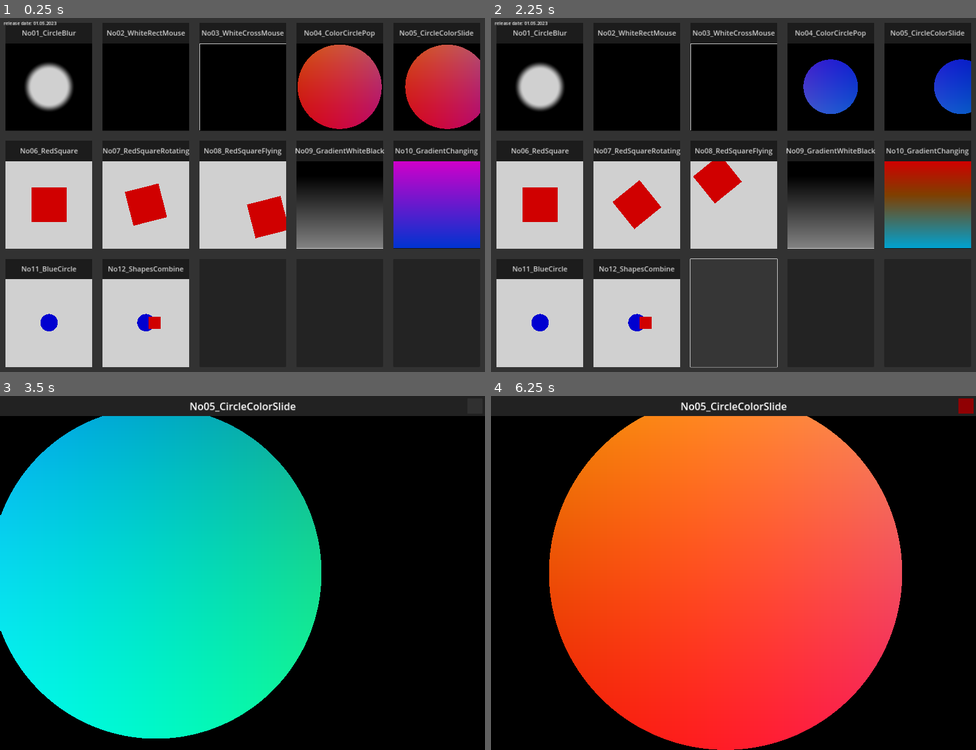
Above: before the commit, frames 1-4 (two rows, left to right).
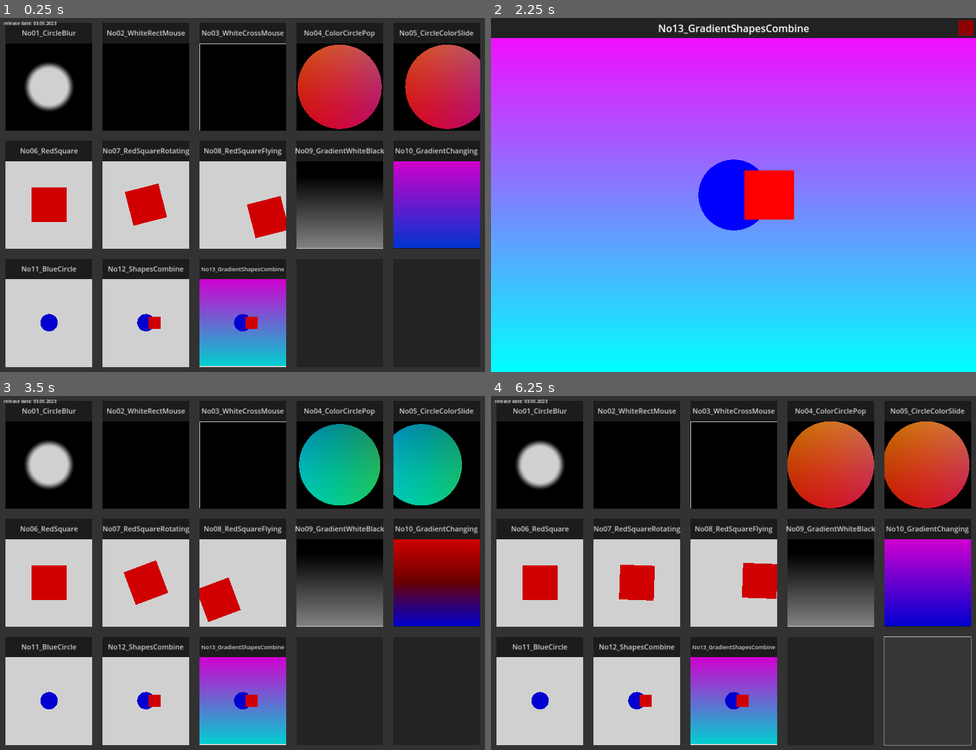
Above: after the commit, the same moments.

Repository: TechnoLukas/Godot4-Shaders
Game: Godot game, scene res://main.tscn
Same seed, same stepped clock (60 frames per second), same inputs: the game is played once before the commit and once after it.
Inputs (mouse positions are in pixels of both pictures, inside the frame that each line leads up to):
- Up to frame 1 (0.25 s): no input
- Up to frame 2 (2.25 s): click (539, 78) at 0.52 s; click (966, 28) at 1.25 s; click (733, 311) at 2.02 s
- Up to frame 3 (3.5 s): click (475, 406) at 2.77 s
- Up to frame 4 (6.25 s): click (966, 406) at 3.52 s; click (966, 406) at 4.27 s; click (830, 689) at 5.02 s; click (927, 689) at 5.77 s

The runs differ from the first frame. In frame 1, 4.6% of the frame differs, in the area x 7-59%, y 1-99%; in frame 2, 96%, in the area x 0-100%, y 0-100%; in frame 3, 89%; in frame 4, 91%.

Commit message:
new shader No13_GradientShapesCombine

Diff:
--- a/main.tscn
+++ b/main.tscn
@@ -14,6 +14,7 @@
 [ext_resource type="Shader" path="res://shaders/shader_No10_Small.gdshader" id="11_yvgph"]
 [ext_resource type="Shader" path="res://shaders/shader_No11_Small.gdshader" id="13_y4w8o"]
 [ext_resource type="Shader" path="res://shaders/shader_No12_Small.gdshader" id="14_py5dq"]
+[ext_resource type="Shader" path="res://shaders/shader_No13_Small.gdshader" id="15_62qs6"]
 
 [sub_resource type="Theme" id="Theme_bhqtq"]
 
@@ -59,6 +60,9 @@
 
 [sub_resource type="ShaderMaterial" id="ShaderMaterial_xk2yc"]
 shader = ExtResource("14_py5dq")
+
+[sub_resource type="ShaderMaterial" id="ShaderMaterial_v3uj3"]
+shader = ExtResource("15_62qs6")
 
 [sub_resource type="Theme" id="Theme_bnp8s"]
 Label/font_sizes/font_size = 18
@@ -649,9 +653,49 @@
 script = ExtResource("1_fjke5")
 scene = "res://scenes/No12_ShapesCombine.tscn"
 
-[node name="button3" type="Button" parent="ColorRect/VBoxContainer/HBoxContainer3"]
-layout_mode = 2
-size_flags_horizontal = 3
+[node name="button3" type="ColorRect" parent="ColorRect/VBoxContainer/HBoxContainer3"]
+layout_mode = 2
+size_flags_horizontal = 3
+
+[node name="titlebar" type="ColorRect" parent="ColorRect/VBoxContainer/HBoxContainer3/button3"]
+layout_mode = 1
+anchors_preset = 10
+anchor_right = 1.0
+offset_bottom = 80.0
+grow_horizontal = 2
+color = Color(0.133333, 0.133333, 0.133333, 1)
+
+[node name="title" type="Label" parent="ColorRect/VBoxContainer/HBoxContainer3/button3/titlebar"]
+layout_mode = 1
+anchors_preset = 15
+anchor_right = 1.0
+anchor_bottom = 1.0
+grow_horizontal = 2
+grow_vertical = 2
+theme_override_font_sizes/font_size = 22
+text = "No13_GradientShapesCombine"
+horizontal_alignment = 1
+vertical_alignment = 1
+
+[node name="ColorRect" type="ColorRect" parent="ColorRect/VBoxContainer/HBoxContainer3/button3"]
+material = SubResource("ShaderMaterial_v3uj3")
+layout_mode = 1
+anchors_preset = 10
+anchor_right = 1.0
+offset_top = 80.0
+offset_bottom = 424.0
+grow_horizontal = 2
+
+[node name="button" type="Button" parent="ColorRect/VBoxContainer/HBoxContainer3/button3"]
+layout_mode = 1
+anchors_preset = 15
+anchor_right = 1.0
+anchor_bottom = 1.0
+grow_horizontal = 2
+grow_vertical = 2
+theme_override_styles/normal = SubResource("StyleBoxFlat_vjlwb")
+script = ExtResource("1_fjke5")
+scene = "res://scenes/No13_GradientShapesCombine.tscn"
 
 [node name="button4" type="Button" parent="ColorRect/VBoxContainer/HBoxContainer3"]
 layout_mode = 2
@@ -669,7 +713,7 @@
 offset_bottom = 36.0
 size_flags_horizontal = 4
 theme = SubResource("Theme_bnp8s")
-text = "release date: 01.05.2023"
+text = "release date: 03.05.2023"
 
 [connection signal="pressed" from="ColorRect/VBoxContainer/HBoxContainer/button1/button" to="ColorRect/VBoxContainer/HBoxContainer/button1/button" method="_on_pressed"]
 [connection signal="pressed" from="ColorRect/VBoxContainer/HBoxContainer/button2/button" to="ColorRect/VBoxContainer/HBoxContainer/button2/button" method="_on_pressed"]
@@ -683,3 +727,4 @@
 [connection signal="pressed" from="ColorRect/VBoxContainer/HBoxContainer2/button5/button" to="ColorRect/VBoxContainer/HBoxContainer2/button5/button" method="_on_pressed"]
 [connection signal="pressed" from="ColorRect/VBoxContainer/HBoxContainer3/button1/button" to="ColorRect/VBoxContainer/HBoxContainer3/button1/button" method="_on_pressed"]
 [connection signal="pressed" from="ColorRect/VBoxContainer/HBoxContainer3/button2/button" to="ColorRect/VBoxContainer/HBoxContainer3/button2/button" method="_on_pressed"]
+[connection signal="pressed" from="ColorRect/VBoxContainer/HBoxContainer3/button3/button" to="ColorRect/VBoxContainer/HBoxContainer3/button3/button" method="_on_pressed"]
--- /dev/null
+++ b/scenes/No13_GradientShapesCombine.tscn
@@ -0,0 +1,76 @@
+[gd_scene load_steps=5 format=3 uid="uid://dx0rr5mgj21ew"]
+
+[ext_resource type="Script" path="res://changescene.gd" id="1_l00kc"]
+[ext_resource type="Shader" path="res://shaders/shader_No13_Big.gdshader" id="2_vttrl"]
+
+[sub_resource type="StyleBoxFlat" id="StyleBoxFlat_eg16j"]
+bg_color = Color(0.564706, 0, 0.0117647, 1)
+
+[sub_resource type="ShaderMaterial" id="ShaderMaterial_lmrbt"]
+shader = ExtResource("2_vttrl")
+
+[node name="Control" type="Control"]
+layout_mode = 3
+anchors_preset = 15
+anchor_right = 1.0
+anchor_bottom = 1.0
+grow_horizontal = 2
+grow_vertical = 2
+
+[node name="ColorRect" type="ColorRect" parent="."]
+layout_mode = 1
+anchors_preset = 15
+anchor_right = 1.0
+anchor_bottom = 1.0
+grow_horizontal = 2
+grow_vertical = 2
+color = Color(0.196078, 0.196078, 0.196078, 1)
+
+[node name="titlebar" type="ColorRect" parent="ColorRect"]
+layout_mode = 1
+anchors_preset = 10
+anchor_right = 1.0
+offset_bottom = 80.0
+grow_horizontal = 2
+color = Color(0.133333, 0.133333, 0.133333, 1)
+
+[node name="title" type="Label" parent="ColorRect/titlebar"]
+layout_mode = 1
+anchors_preset = 15
+anchor_right = 1.0
+anchor_bottom = 1.0
+grow_horizontal = 2
+grow_vertical = 2
+theme_override_font_sizes/font_size = 40
+text = "No13_GradientShapesCombine"
+horizontal_alignment = 1
+vertical_alignment = 1
+
+[node name="ColorRect" type="Button" parent="ColorRect/titlebar"]
+layout_mode = 1
+anchors_preset = -1
+anchor_left = 1.0
+anchor_top = 0.5
+anchor_right = 1.0
+anchor_bottom = 0.5
+offset_left = -70.0
+offset_top = -30.0
+offset_right = -10.0
+offset_bottom = 30.0
+grow_horizontal = 0
+grow_vertical = 2
+theme_override_styles/normal = SubResource("StyleBoxFlat_eg16j")
+script = ExtResource("1_l00kc")
+scene = "res://main.tscn"
+
+[node name="ColorRect" type="ColorRect" parent="ColorRect"]
+material = SubResource("ShaderMaterial_lmrbt")
+layout_mode = 1
+anchors_preset = 15
+anchor_right = 1.0
+anchor_bottom = 1.0
+offset_top = 80.0
+grow_horizontal = 2
+grow_vertical = 2
+
+[connection signal="pressed" from="ColorRect/titlebar/ColorRect" to="ColorRect/titlebar/ColorRect" method="_on_pressed"]
--- /dev/null
+++ b/shaders/shader_No13_Big.gdshader
@@ -0,0 +1,50 @@
+//No13_GradientShapesCombine
+
+//based on https://inspirnathan.com/posts/47-shadertoy-tutorial-part-1/
+//see more info about shaders here --> https://github.com/TechnoLukas/My-favourite-shaders-links
+//ported with https://github.com/jayaarrgh/shadertoy2godot (with some hand fixing)
+//on shadertoy https://www.shadertoy.com/view/dddSD2
+
+shader_type canvas_item;
+vec3 getBackgroundColor(vec2 uv) {
+	uv += 0.5; // remap uv from <-0.5,0.5> to <0,1>
+	vec3 gradientStartColor = vec3(1., 0., 1.);
+	vec3 gradientEndColor = vec3(0., 1., 1.);
+	return mix(gradientStartColor, gradientEndColor, uv.y); // gradient goes from bottom to top
+}
+
+float sdfCircle(vec2 uv, float r, vec2 offset) {
+	float x = uv.x - offset.x;
+	float y = uv.y - offset.y;
+
+	return length(vec2(x, y)) - r;
+}
+
+float sdfSquare(vec2 uv, float size, vec2 offset) {
+	float x = uv.x - offset.x;
+	float y = uv.y - offset.y;
+	return max(abs(x), abs(y)) - size;
+}
+
+vec3 drawScene(vec2 uv) {
+	vec3 col = getBackgroundColor(uv);
+	float circle = sdfCircle(uv, 0.1, vec2(0, 0));
+	float square = sdfSquare(uv, 0.07, vec2(0.1, 0));
+
+	col = mix(vec3(0, 0, 1), col, step(0., circle));
+	col = mix(vec3(1, 0, 0), col, step(0., square));
+
+	return col;
+}
+
+void fragment() {
+
+	vec2 uv = FRAGCOORD.xy/(1.0/SCREEN_PIXEL_SIZE).xy; // <0, 1>
+	uv -= 0.5; // <-0.5,0.5>
+	uv.x *= (1.0/SCREEN_PIXEL_SIZE).x/(1.0/SCREEN_PIXEL_SIZE).y; // fix aspect ratio
+
+	vec3 col = drawScene(uv);
+
+	// Output to screen
+	COLOR = vec4(col,1.0);
+}
--- /dev/null
+++ b/shaders/shader_No13_Small.gdshader
@@ -0,0 +1,50 @@
+//No13_GradientShapesCombine
+
+//based on https://inspirnathan.com/posts/47-shadertoy-tutorial-part-1/
+//see more info about shaders here --> https://github.com/TechnoLukas/My-favourite-shaders-links
+//ported with https://github.com/jayaarrgh/shadertoy2godot (with some hand fixing)
+//on shadertoy https://www.shadertoy.com/view/dddSD2
+
+shader_type canvas_item;
+vec3 getBackgroundColor(vec2 uv) {
+	uv += 0.5; // remap uv from <-0.5,0.5> to <0,1>
+	vec3 gradientStartColor = vec3(1., 0., 1.);
+	vec3 gradientEndColor = vec3(0., 1., 1.);
+	return mix(gradientStartColor, gradientEndColor, uv.y); // gradient goes from bottom to top
+}
+
+float sdfCircle(vec2 uv, float r, vec2 offset) {
+	float x = uv.x - offset.x;
+	float y = uv.y - offset.y;
+
+	return length(vec2(x, y)) - r;
+}
+
+float sdfSquare(vec2 uv, float size, vec2 offset) {
+	float x = uv.x - offset.x;
+	float y = uv.y - offset.y;
+	return max(abs(x), abs(y)) - size;
+}
+
+vec3 drawScene(vec2 uv) {
+	vec3 col = getBackgroundColor(uv);
+	float circle = sdfCircle(uv, 0.1, vec2(0, 0));
+	float square = sdfSquare(uv, 0.07, vec2(0.1, 0));
+
+	col = mix(vec3(0, 0, 1), col, step(0., circle));
+	col = mix(vec3(1, 0, 0), col, step(0., square));
+
+	return col;
+}
+
+void fragment() {
+
+	vec2 uv = UV;
+	uv.y=uv.y-0.5;
+	uv.x=uv.x-0.5;
+
+	vec3 col = drawScene(uv);
+
+	// Output to screen
+	COLOR = vec4(col,1.0);
+}
Binary file added: images/No13_GradientShapesCombine.png
Not shown, added: images/No13_GradientShapesCombine.png.import
Not shown: 1 places in main.tscn that only renumber resources
Not shown, changed: README.md
Not shown, added: images/No13_GradientShapesCombine.gif
